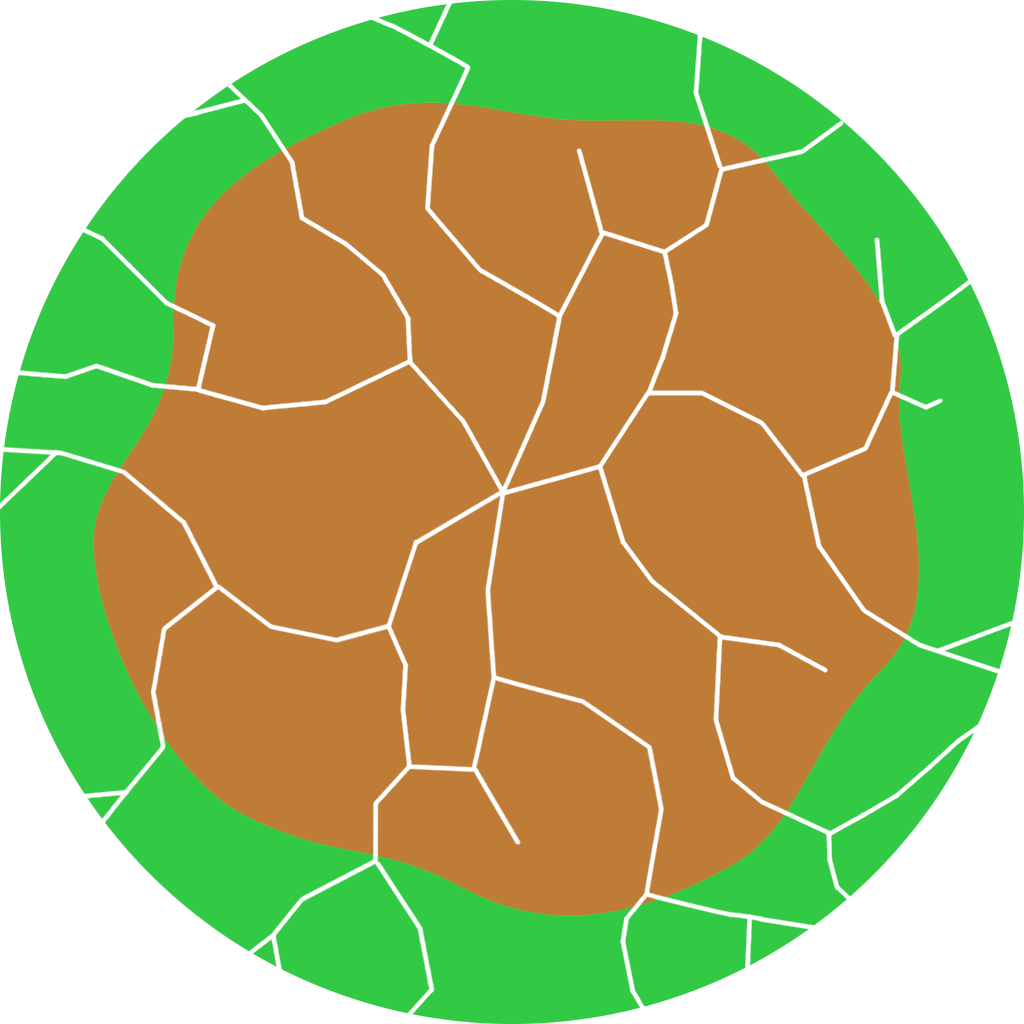
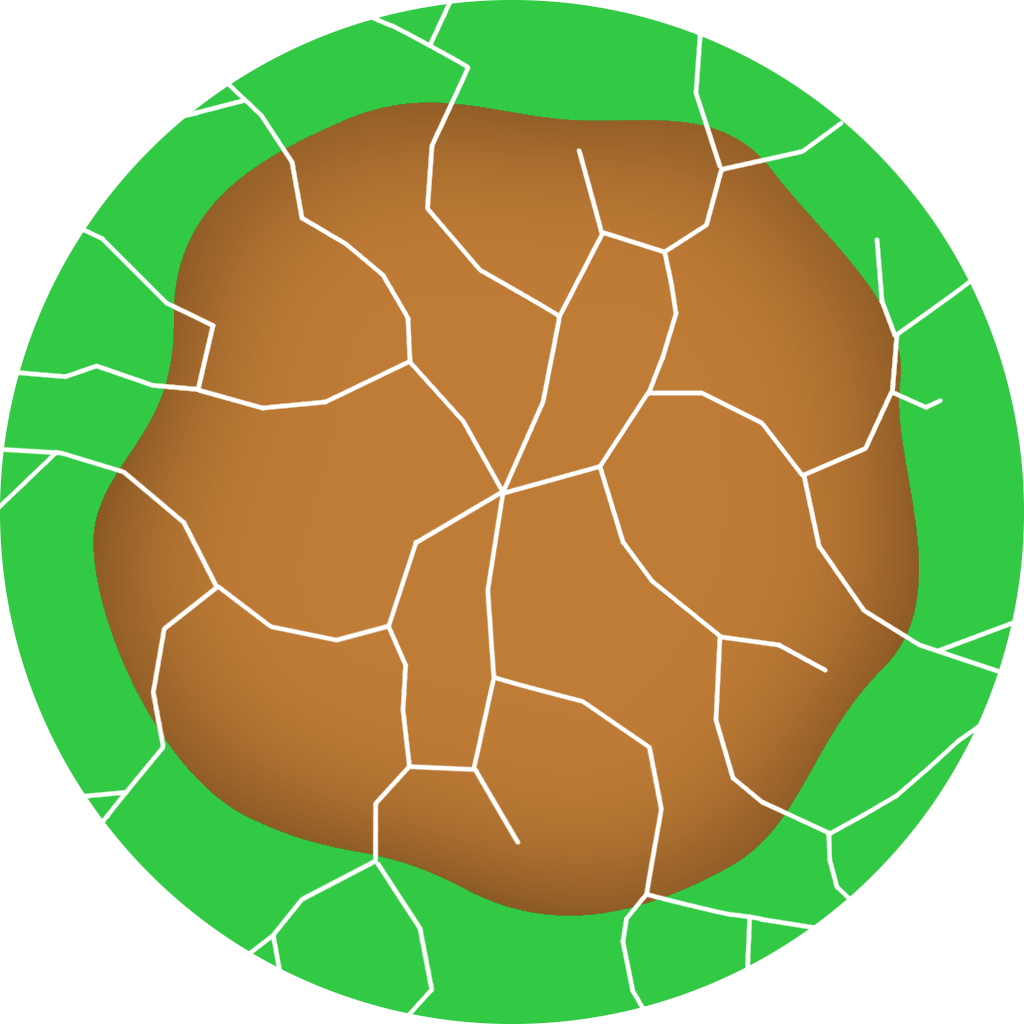
Comparing the layer stacks of the two (1024, 1024) images. Changes:
added layer "Grid" above "SOUTH" over [93, 102, 919, 916]
